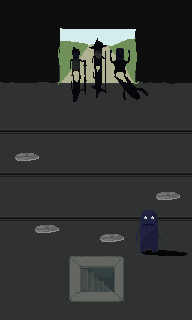
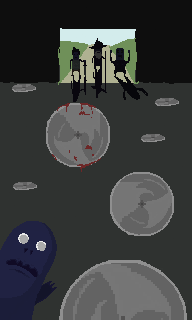
Two versions of the same layered image (192x320). Layer-by-layer changes:
added group "home 03" with 22 layers above "home 02" over left=0, top=84, right=192, bottom=320
added group "buttons" with 10 layers in group "home 03" over left=46, top=103, right=187, bottom=320
added group "Group 4" with 3 layers in group "buttons" over left=46, top=103, right=110, bottom=172
added layer "Layer 30" in group "Group 4" over left=52, top=103, right=101, bottom=172
added layer "Layer 25" in group "Group 4" over left=46, top=103, right=110, bottom=167
added group "Group 3" with 2 layers in group "buttons" over left=110, top=172, right=174, bottom=236
added layer "Layer 26" in group "Group 3" over left=110, top=172, right=174, bottom=236
added group "Group 2" with 2 layers in group "buttons" over left=59, top=260, right=187, bottom=320
added layer "Layer 27" in group "Group 2" over left=59, top=260, right=187, bottom=320
added layer "Layer 31 copy" in group "home 03" over left=0, top=221, right=57, bottom=320
added layer "Layer 18" (1st of 2, in "home 03") in group "home 03" over left=12, top=84, right=179, bottom=190
added layer "Layer 20" (1st of 2, in "home 03") in group "home 03" over left=0, top=84, right=192, bottom=320
added layer "home 02" (1st of 3, in "home 03") in group "home 03" over left=0, top=84, right=192, bottom=320
hid group "home 02" (2nd of 3) (11 layers) over left=0, top=84, right=192, bottom=320
painted on "Layer 19" (2nd of 2, in "home 02") over left=70, top=258, right=109, bottom=297
painted on "Layer 18" (2nd of 2, in "home 02") over left=37, top=195, right=162, bottom=245
painted on "Layer 20" (2nd of 2, in "home 02") over left=0, top=84, right=192, bottom=320
painted on "home 02" (3rd of 3, in "home 02") over left=1, top=84, right=191, bottom=309
